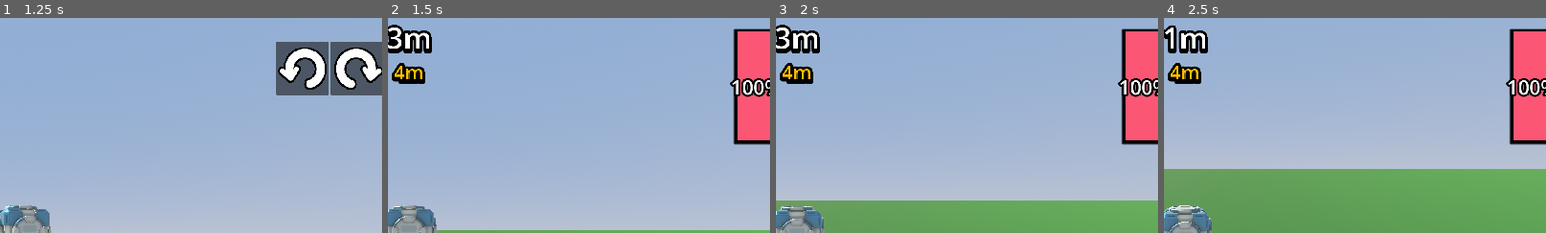
Above: before the commit, frames 1-4 (left to right).
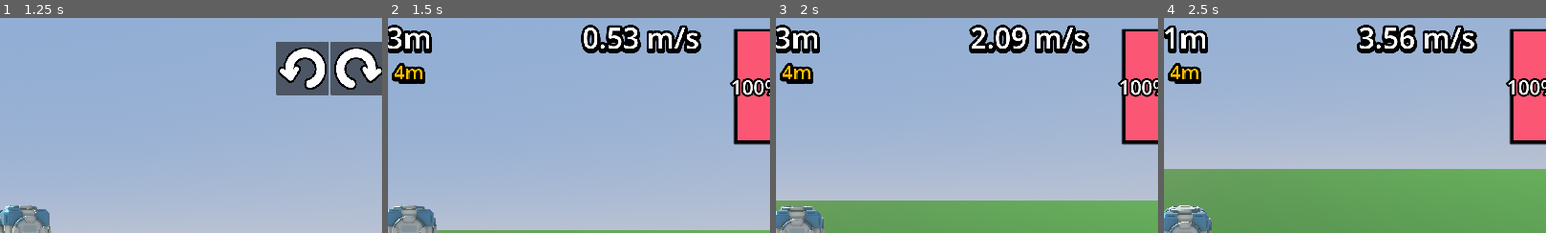
Above: after the commit, the same moments.

Repository: SuperGoon97/CAPJam2025
Game: Godot game, scene res://Scenes/Core/GameCore/game_core.tscn
Two runs of this game, one before a commit and one after it. Both use one fixed random seed, a clock stepped at 60 frames per second and the inputs below. The engine's default icon, where the game draws it, is replaced by a stand-in: a white triangle on a blue panel in a dark square. Sound files missing from this copy of the repository are replaced by a short silence.
Inputs (mouse positions are % of the whole screen's width and height, from its top left):
- Up to frame 1 (1.25 s): move the mouse to (72, 45) at 0.52 s; hold Right (Right) from 0.53 s (still down); click (72, 45) at 0.67 s
- Up to frame 2 (1.5 s): release Right (Right) at 1.25 s; click "READY?" at 1.25 s
- Up to frame 3 (2 s): no input
- Up to frame 4 (2.5 s): move the mouse to (30, 55) at 2.02 s; hold Down (Down) from 2.03 s (still down)
The pictures show only the part of the screen within x 47-97%, y 0-50%; the shares and areas given below are measured in that part.

Frame 1 is identical in both runs. In frame 2, 3.2% of the frame differs, in the area x 50-82%, y 3-17%; in frame 3, 3.1%; in frame 4, 3.2%.

Commit message:
added metes per second

Diff:
--- a/template/Scenes/UI/ui_inGame.tscn
+++ b/template/Scenes/UI/ui_inGame.tscn
@@ -1,7 +1,8 @@
-[gd_scene load_steps=5 format=3 uid="uid://cx32k68atdmxd"]
+[gd_scene load_steps=6 format=3 uid="uid://cx32k68atdmxd"]
 
 [ext_resource type="Script" uid="uid://dwiu27w0ge27m" path="res://Scripts/UI/ui_in_game.gd" id="1_jfobj"]
 [ext_resource type="Script" uid="uid://dvuqacg71gkk3" path="res://Scripts/UI/Game/fuel_progress_bar.gd" id="2_vhgnh"]
+[ext_resource type="Script" uid="uid://mey0psw0vwk3" path="res://Scripts/UI/speed_label.gd" id="3_uw2xm"]
 
 [sub_resource type="StyleBoxFlat" id="StyleBoxFlat_jfobj"]
 border_width_left = 8
@@ -83,3 +84,24 @@
 theme_override_font_sizes/font_size = 48
 text = "2500m"
 horizontal_alignment = 1
+
+[node name="Speed_Label" type="Label" parent="."]
+layout_mode = 1
+anchors_preset = 1
+anchor_left = 1.0
+anchor_right = 1.0
+offset_left = -464.0
+offset_right = -231.0
+offset_bottom = 99.0
+grow_horizontal = 0
+size_flags_horizontal = 3
+theme_override_colors/font_color = Color(1, 1, 1, 1)
+theme_override_colors/font_shadow_color = Color(0, 0, 0, 1)
+theme_override_colors/font_outline_color = Color(0, 0, 0, 1)
+theme_override_constants/shadow_offset_y = 5
+theme_override_constants/outline_size = 25
+theme_override_constants/shadow_outline_size = 27
+theme_override_font_sizes/font_size = 72
+text = "2500m"
+horizontal_alignment = 1
+script = ExtResource("3_uw2xm")
--- /dev/null
+++ b/template/Scripts/UI/speed_label.gd
@@ -0,0 +1,7 @@
+extends Label
+
+func _ready() -> void:
+	GVar.signal_bus.meters_per_second_changed.connect(update_label)
+
+func update_label(speed:float):
+	text = "%0.2f m/s" % speed
Not shown, added: template/Scripts/UI/speed_label.gd.uid
